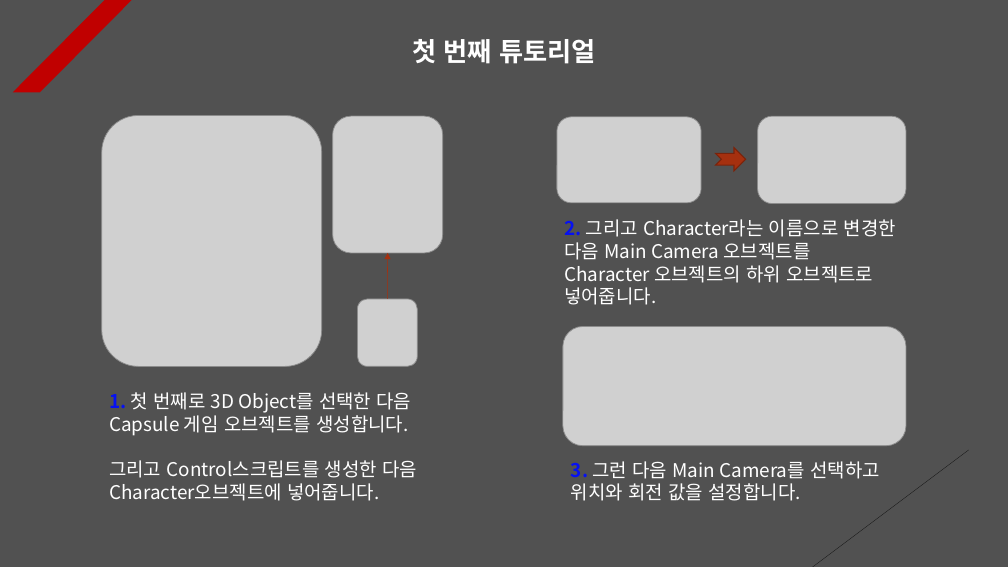
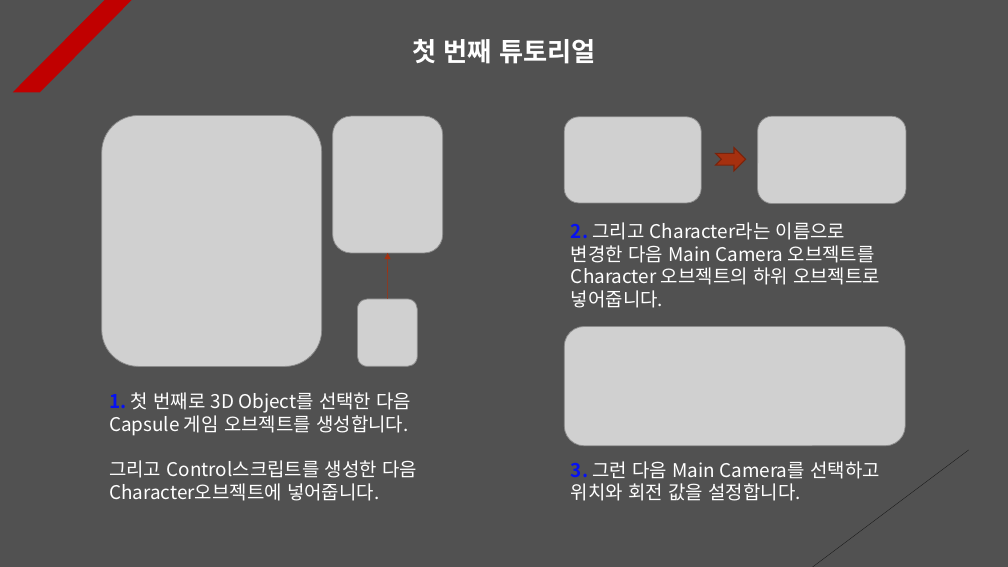
Before and after one commit to Unity2033/3D-UnityEngine, a slide deck: slide 1 of Assets/Class/Sound/PPT Data/Sound Example.pptx. Drawn at 1008x567 pixels with LibreOffice and Linux fonts; fonts in the diff are those of the drawing; grey boxes stand for pictures. Boxes give left, top, right and bottom in pixels: in the first picture for what was removed or moved away, otherwise in the second. Text is boxed around its words. In the diff, an @@ line names an element or a change of style, - is before the commit and + after.

Commit message:
Mouse Drag Function Tutorial Renewal
- Using a function called when the
  game object goes out of camera

- Show world space UI on game
  object

- Updated sound tutorial PPT Data

- Adding and deleting resource data

```diff
--- a/Assets/Class/Sound/PPT Data/Sound Example.pptx
+++ b/Assets/Class/Sound/PPT Data/Sound Example.pptx
@@ picture resized from (x1=557, y1=117, x2=702, y2=203) to (x1=564, y1=117, x2=701, y2=203) @@
@@ text "2. 그리고 Character라는 이름으로 변경한 ..." rewrapped from (x1=564, y1=219, x2=896, y2=305) to (x1=571, y1=222, x2=880, y2=308) @@
```
Also in this commit, not shown: 5 other slides changed, 23 other files.
